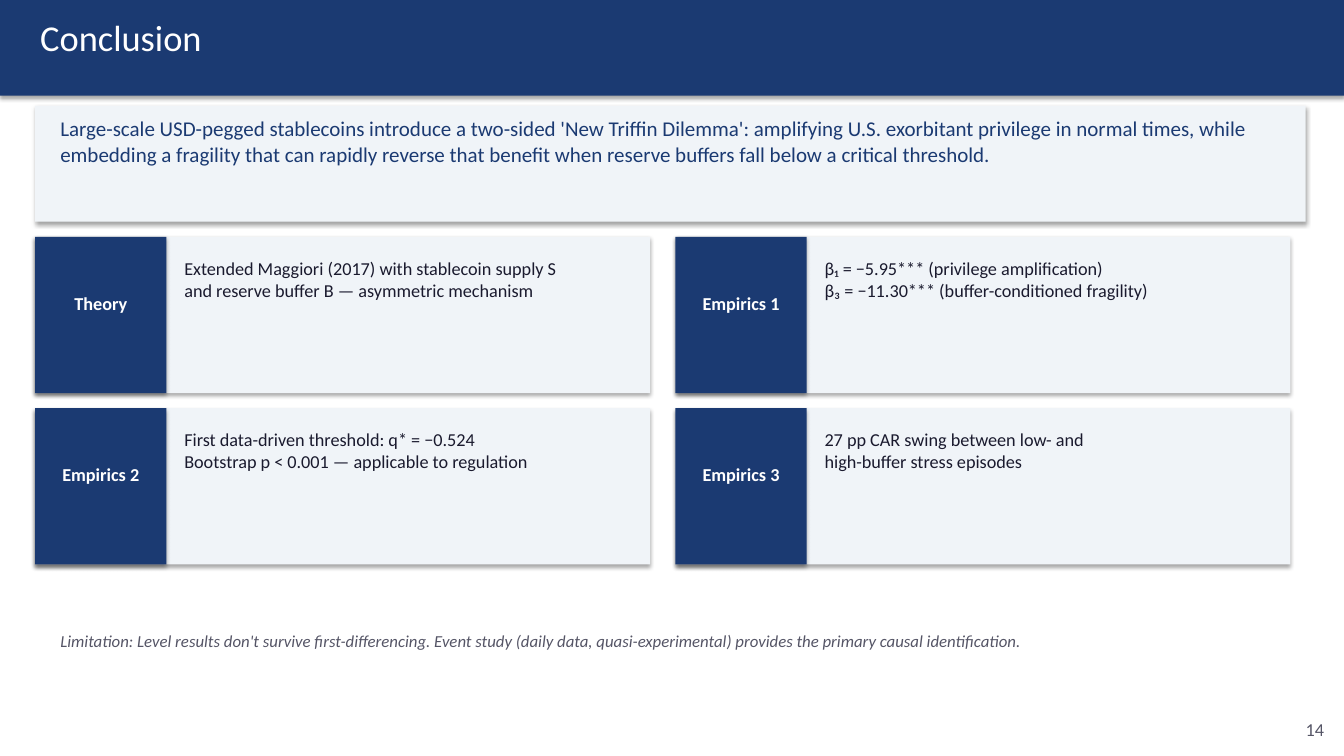
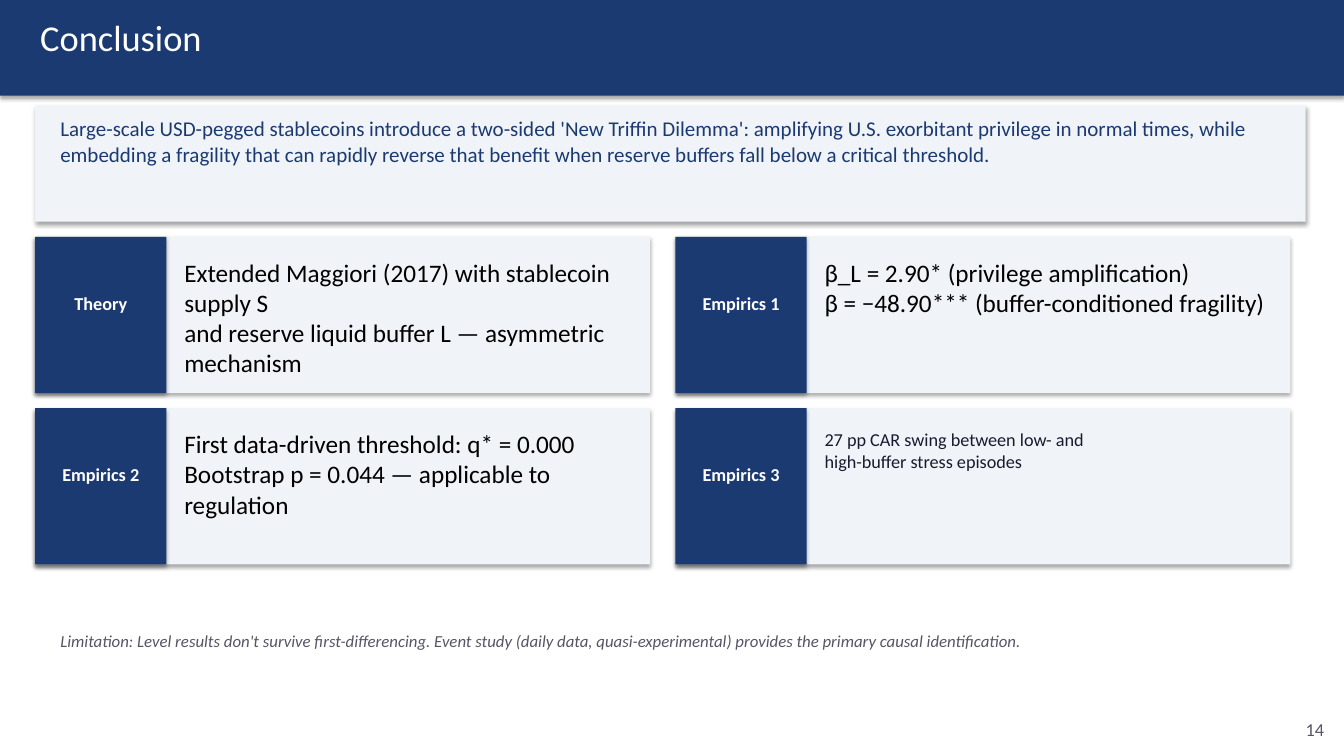
Before and after one commit to kimmireu0921/Stablecoins-and-the-Exorbitant-Privilege, a slide deck: slide 14 of 0512_Stablecoins_Presentation.pptx. Drawn at 1344x756 pixels with LibreOffice and Linux fonts; fonts in the diff are those of the drawing. Boxes give left, top, right and bottom in pixels: in the first picture for what was removed or moved away, otherwise in the second. Text is boxed around its words. In the diff, an @@ line names an element or a change of style, - is before the commit and + after.

Commit message:
Update threshold results and presentation files; add VSCode settings

```diff
--- a/0512_Stablecoins_Presentation.pptx
+++ b/0512_Stablecoins_Presentation.pptx
@@ text at bbox=[184, 264, 610, 373]: text changed; size 13 to 18 pt; text colour #1A1A2E to #000000 @@
-Extended Maggiori (2017) with stablecoin supply S
-and reserve buffer B — asymmetric mechanism
+Extended Maggiori (2017) with stablecoin supply S
+and reserve liquid buffer L — asymmetric mechanism
@@ text at bbox=[825, 264, 1264, 317]: text changed; size 13 to 18 pt; text colour #1A1A2E to #000000 @@
-β₁ = −5.95*** (privilege amplification)
-β₃ = −11.30*** (buffer-conditioned fragility)
+β_L = 2.90* (privilege amplification)
+β = −48.90*** (buffer-conditioned fragility)
@@ text at bbox=[184, 435, 574, 519]: text changed; size 13 to 18 pt; text colour #1A1A2E to #000000 @@
-First data-driven threshold: q* = −0.524
-Bootstrap p < 0.001 — applicable to regulation
+First data-driven threshold: q* = 0.000
+Bootstrap p = 0.044 — applicable to regulation
```
Also in this commit, not shown: 6 other slides changed, 4 other files.
